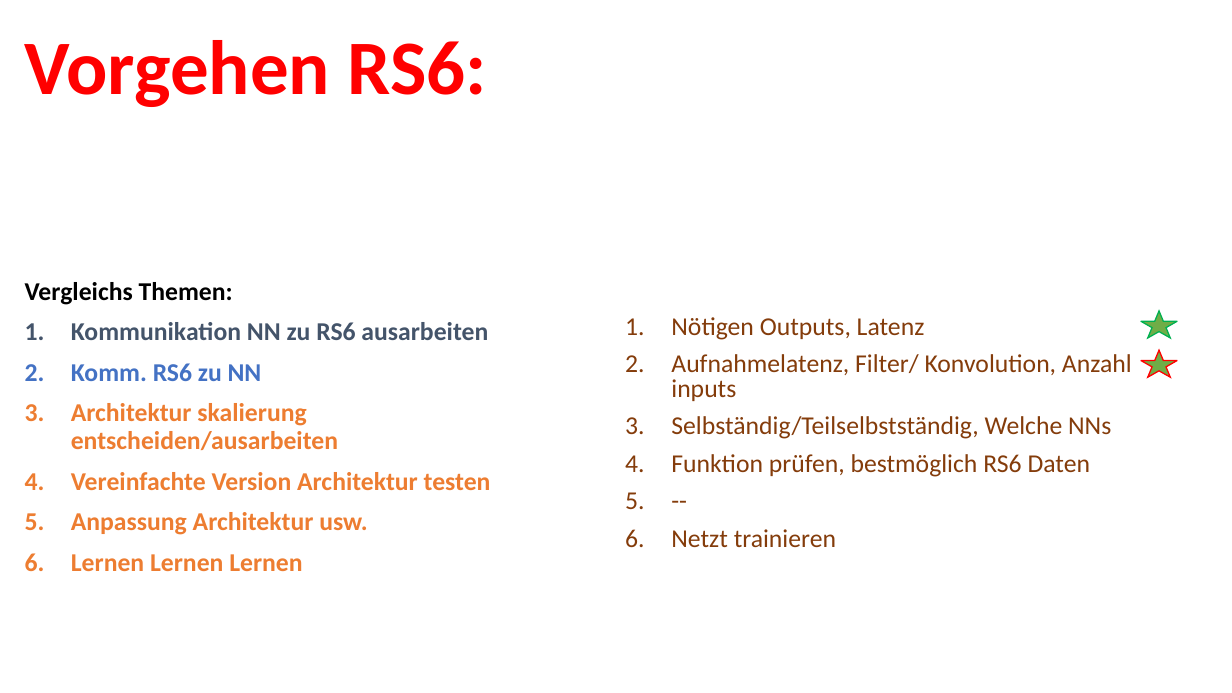
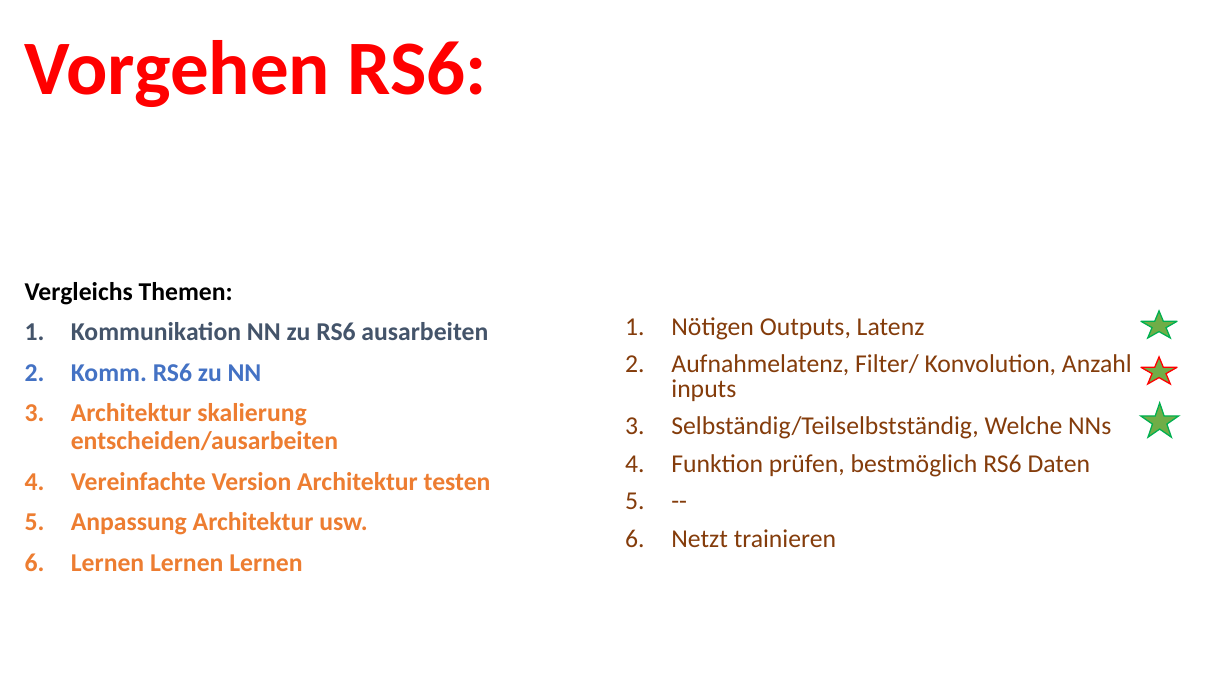
Before and after one commit to OleLokison/Deep-learning-aim-assist, a slide deck: slide 2 of Org.pptx. Drawn at 1232x693 pixels with LibreOffice and Linux fonts; fonts in the diff are those of the drawing. Boxes give left, top, right and bottom in pixels: in the first picture for what was removed or moved away, otherwise in the second. Text is boxed around its words. In the diff, an @@ line names an element or a change of style, - is before the commit and + after.

```diff
--- a/Org.pptx
+++ b/Org.pptx
@@ star: place and size @@
-star at [1141, 350, 1177, 377]
+star at [1141, 357, 1177, 384]
@@ star added at [1141, 403, 1179, 437], fill #70AD47, outline #00B050 1 pt @@
```
Also in this commit, not shown: 2 slides added, 1 other file.
